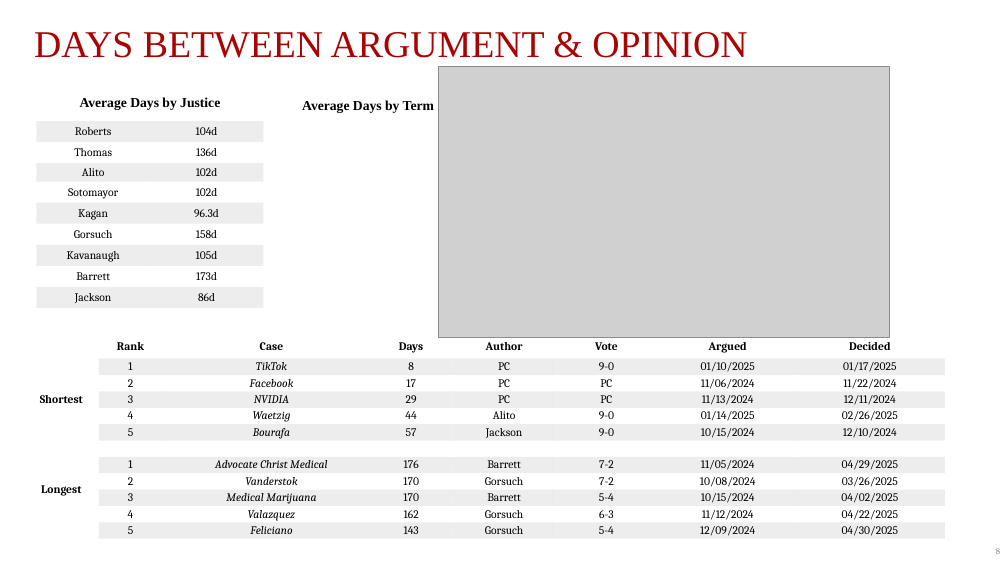
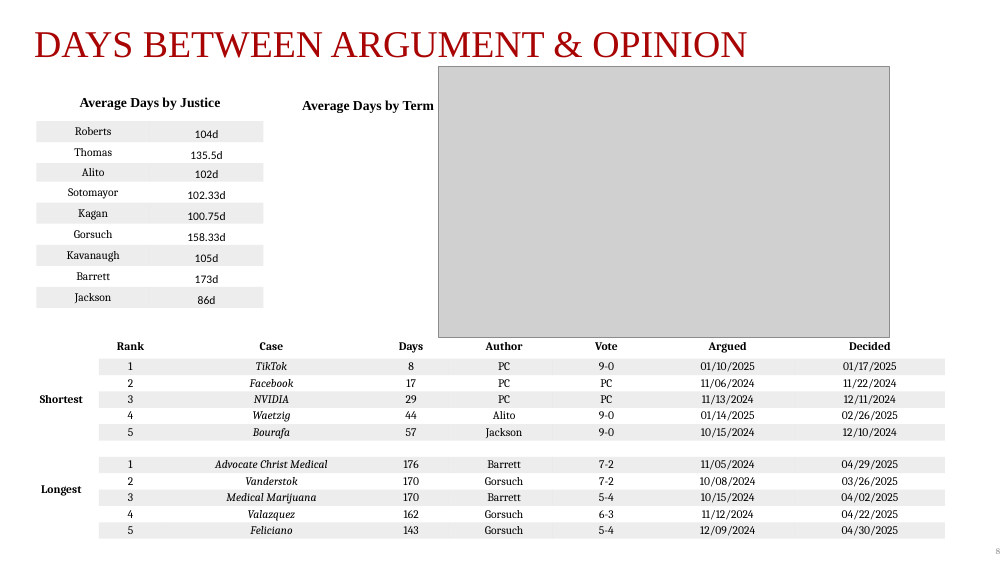
Before and after one commit to JakeTruscott/scotuswatch, a slide deck: slide 8 of Stat Reviews/OT24_StatReview/compilation/SCOTUSBlog/statpack_OT24.pptx. Drawn at 1008x567 pixels with LibreOffice and Linux fonts; fonts in the diff are those of the drawing; grey boxes stand for pictures. Boxes give left, top, right and bottom in pixels: in the first picture for what was removed or moved away, otherwise in the second. Text is boxed around its words. In the diff, an @@ line names an element or a change of style, - is before the commit and + after.

```diff
--- a/Stat Reviews/OT24_StatReview/compilation/SCOTUSBlog/statpack_OT24.pptx
+++ b/Stat Reviews/OT24_StatReview/compilation/SCOTUSBlog/statpack_OT24.pptx
@@ table at <box>36,67,263,309</box> @@
-row 4, column 2: 136d
+row 4, column 2: 135.5d
-row 6, column 2: 102d
+row 6, column 2: 102.33d
-row 7, column 2: 96.3d
+row 7, column 2: 100.75d
-row 8, column 2: 158d
+row 8, column 2: 158.33d
@@ font Cambria to Calibri in "104d", "102d", "105d", "173d" and 1 more places @@
```
Also in this commit, not shown: 16 other slides changed, 33 other files.
